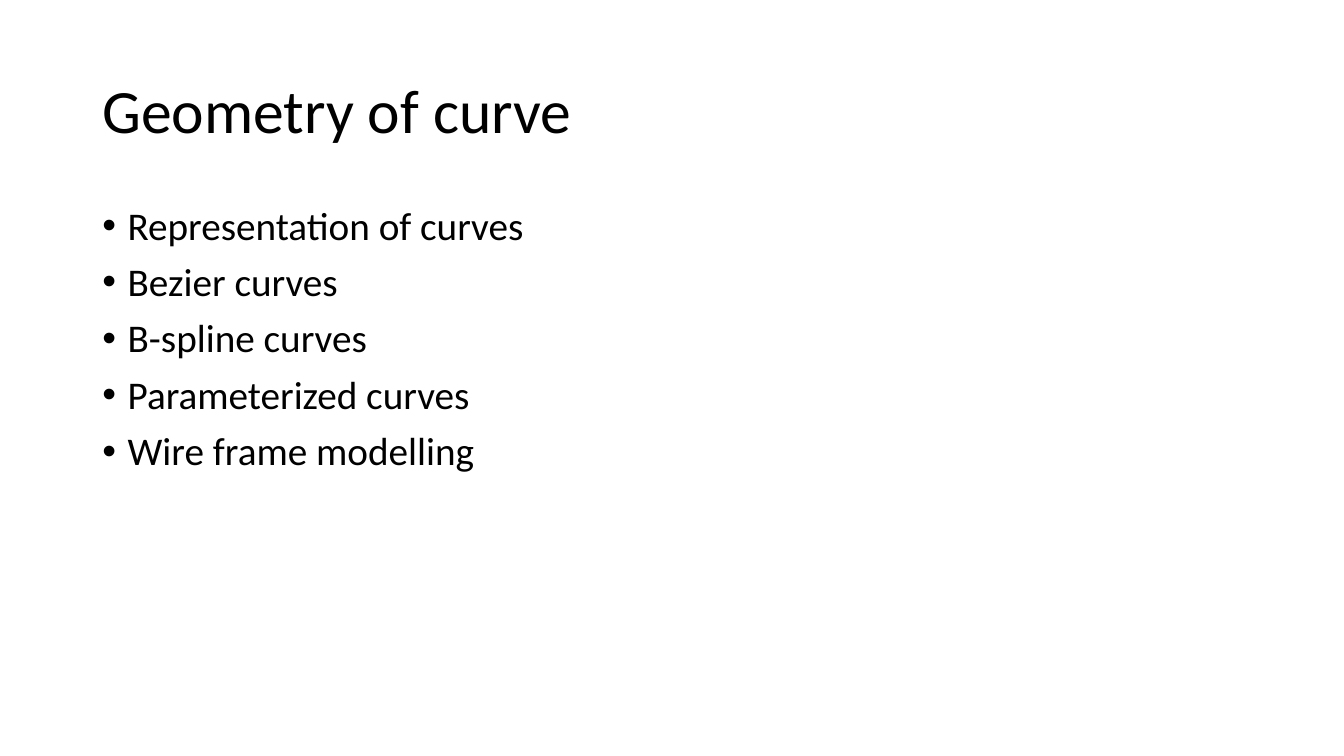
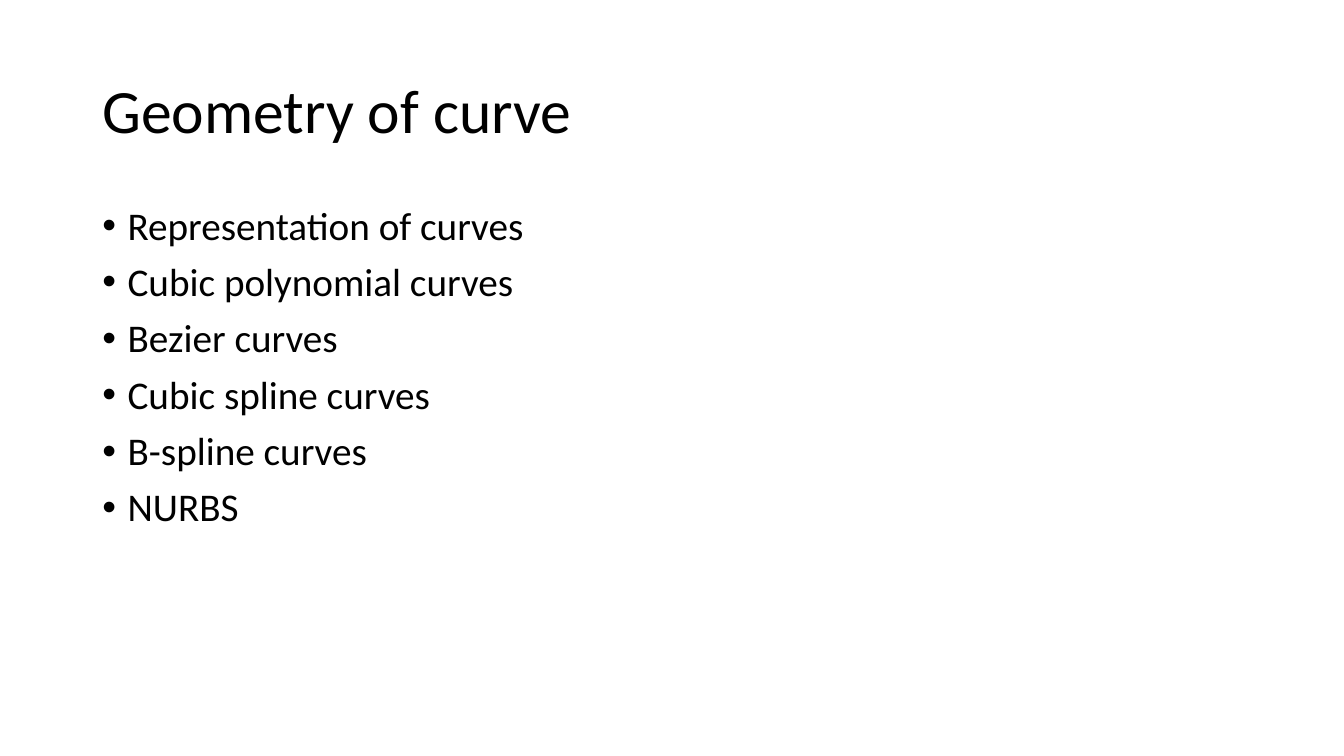
Before and after one commit to Jinny-Ching/cad_cam_course, a slide deck: slide 39 of CAD_CAM.pptx (slide 38 before the commit). Drawn at 1344x756 pixels with LibreOffice and Linux fonts; fonts in the diff are those of the drawing. Boxes give left, top, right and bottom in pixels: in the first picture for what was removed or moved away, otherwise in the second. Text is boxed around its words. In the diff, an @@ line names an element or a change of style, - is before the commit and + after.

Commit message:
b_spline

```diff
--- a/CAD_CAM.pptx
+++ b/CAD_CAM.pptx
@@ text at bbox=[128, 268, 513, 303]: paragraph added @@
+• Cubic polynomial curves
@@ text at bbox=[128, 381, 430, 416]: paragraph added @@
+• Cubic spline curves
@@ text at bbox=[128, 495, 239, 522]: text changed @@
-• Parameterized curves
-• Wire frame modelling
+• NURBS
```
Also in this commit, not shown: 7 other slides changed, 4 slides added, 1 slide removed.
